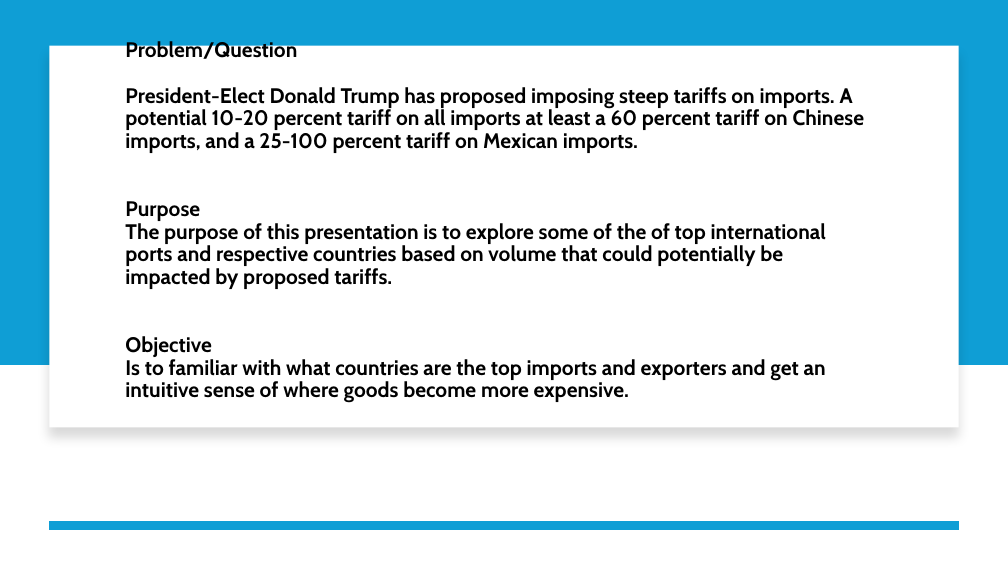
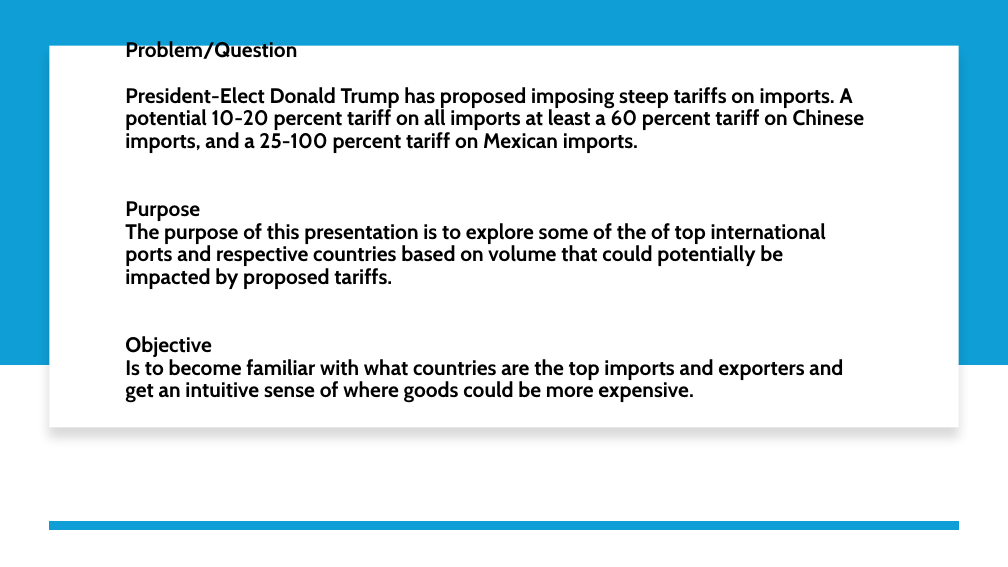
Before and after one commit to IssacEThomas/Data-Visualization, a slide deck: slide 2 of TARIFFS AND THE COUNTRIES THAT COULD BE IMPACTED.pptx. Drawn at 1008x567 pixels with LibreOffice and Linux fonts; fonts in the diff are those of the drawing. Boxes give left, top, right and bottom in pixels: in the first picture for what was removed or moved away, otherwise in the second. Text is boxed around its words. In the diff, an @@ line names an element or a change of style, - is before the commit and + after.

```diff
--- a/TARIFFS AND THE COUNTRIES THAT COULD BE IMPACTED.pptx
+++ b/TARIFFS AND THE COUNTRIES THAT COULD BE IMPACTED.pptx
@@ title at (125, 39, 865, 403): text changed @@
-Problem/Question
-President-Elect Donald Trump has proposed imposing steep tariffs on imports. A potential 10-20 percent tariff on all imports at least a 60 percent tariff on Chinese imports, and a 25-100 percent tariff on Mexican imports.
-Purpose
-The purpose of this presentation is to explore some of the of top international ports and respective countries based on volume that could potentially be impacted by proposed tariffs.
-Objective
-Is to familiar with what countries are the top imports and exporters and get an intuitive sense of where goods become more expensive.
+Problem/Question
+President-Elect Donald Trump has proposed imposing steep tariffs on imports. A potential 10-20 percent tariff on all imports at least a 60 percent tariff on Chinese imports, and a 25-100 percent tariff on Mexican imports.
+Purpose
+The purpose of this presentation is to explore some of the of top international ports and respective countries based on volume that could potentially be impacted by proposed tariffs.
+Objective
+Is to become familiar with what countries are the top imports and exporters and get an intuitive sense of where goods could be more expensive.
```
Also in this commit, not shown: 6 other slides changed, 3 slides added.
